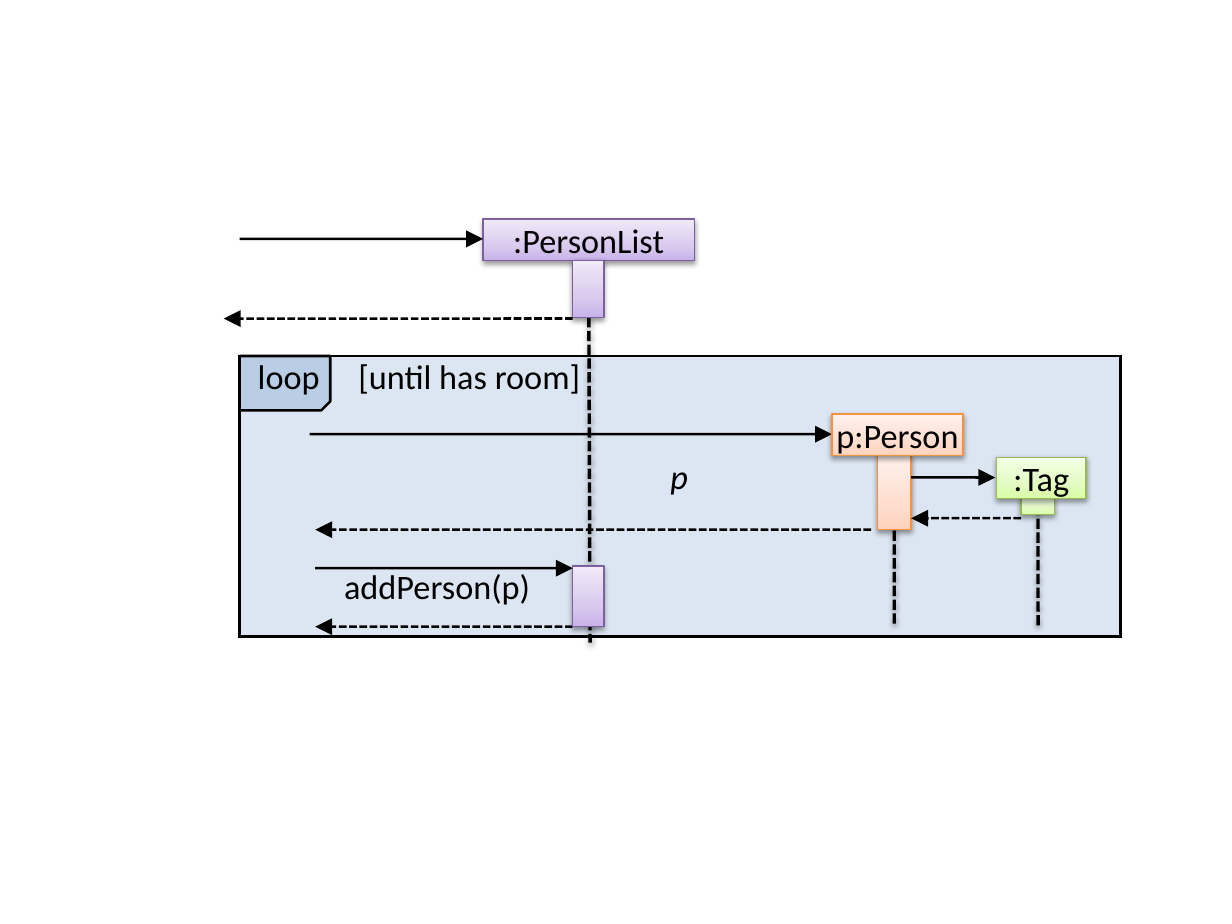
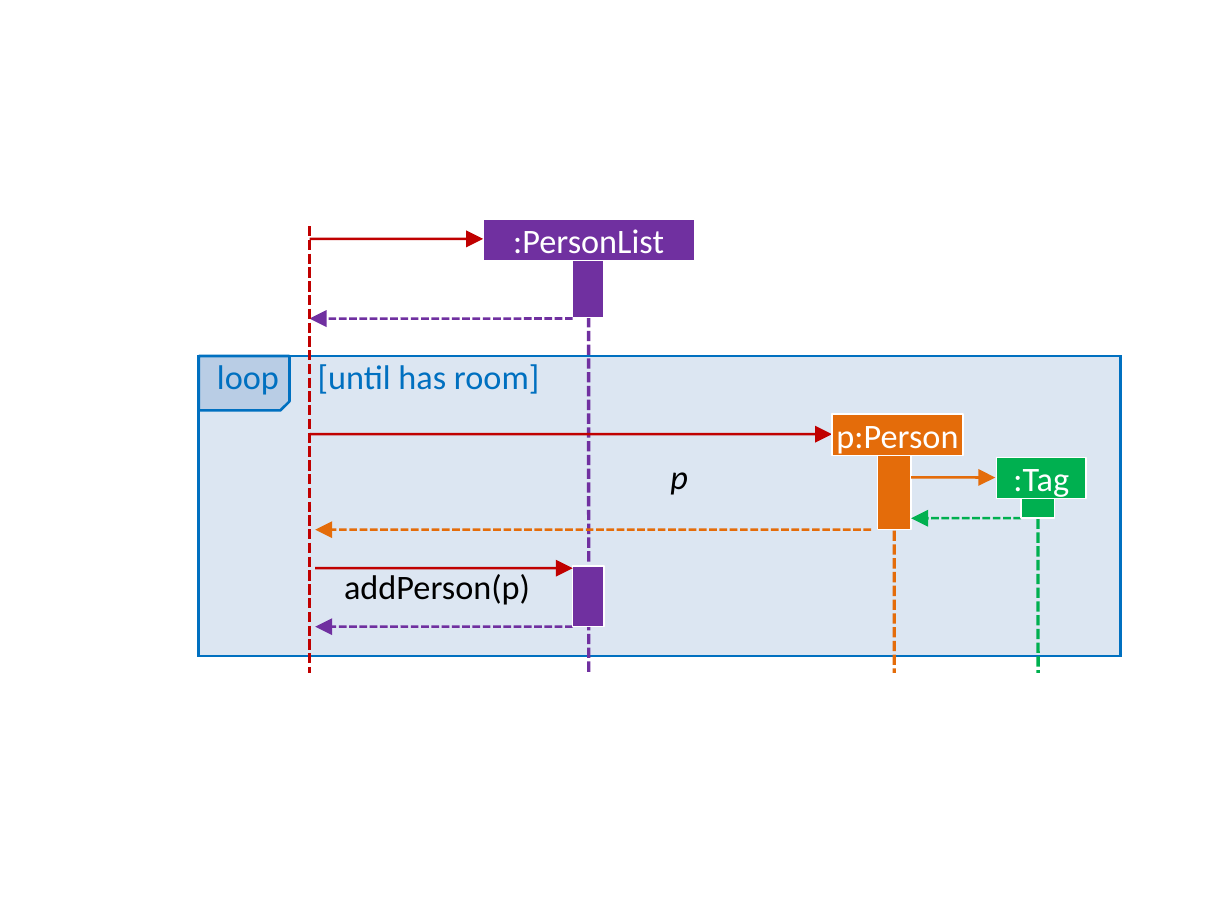
Before and after one commit to se-edu/se-book, a slide deck: slide 1 of diagrams/modelling/modellingBehaviours/sequenceDiagramsBasic/PersonEtc.pptx. Drawn at 1232x924 pixels with LibreOffice and Linux fonts; fonts in the diff are those of the drawing. Boxes give left, top, right and bottom in pixels: in the first picture for what was removed or moved away, otherwise in the second. Text is boxed around its words. In the diff, an @@ line names an element or a change of style, - is before the commit and + after.

Commit message:
diagrams/modeling/SD/basic: update answer to PersonEtc

```diff
--- a/diagrams/modelling/modellingBehaviours/sequenceDiagramsBasic/PersonEtc.pptx
+++ b/diagrams/modelling/modellingBehaviours/sequenceDiagramsBasic/PersonEtc.pptx
@@ arrow moved from (240, 239) - (483, 239) to (309, 239) - (483, 239) @@
@@ arrow (309, 239) - (483, 239): stroke #000000 1.5 pt to #C00000 1.5 pt @@
@@ line added from (309, 227) to (309, 673), #C00000 2 pt dashed @@
@@ rectangle ":PersonList" at (483, 219, 694, 261): text colour #000000 to #FFFFFF; fill gradient #C9B5E8 to #D8CBEE to #F0EAF9 to #7030A0; outline #7D60A0 0.75 pt to #FFFFFF 0.75 pt; shadow off @@
@@ rectangle at (573, 260, 604, 318): fill gradient #C9B5E8 to #D8CBEE to #F0EAF9 to #7030A0; outline #7D60A0 0.75 pt to #FFFFFF 0.75 pt; shadow off @@
@@ line moved from (589, 262) - (590, 643) to (589, 262) - (589, 673) @@
@@ line (589, 262) - (589, 673): stroke #000000 2 pt dashed to #7030A0 2 pt dashed @@
@@ arrow moved from (573, 319) - (224, 319) to (573, 319) - (309, 319) @@
@@ arrow (573, 319) - (309, 319): stroke #000000 1.5 pt dashed to #7030A0 1.5 pt dashed @@
@@ snip rect: place and size @@
-snip rect at (239, 356, 330, 410)
+snip rect at (198, 356, 290, 410)
@@ snip rect at (198, 356, 290, 410): outline #000000 1.5 pt to #0070C0 1.5 pt @@
@@ rectangle at (198, 356, 1120, 655): outline #000000 1.5 pt to #0070C0 1.5 pt @@
@@ rectangle: place and size @@
-rectangle at (239, 356, 1120, 637)
+rectangle at (198, 356, 1120, 655)
@@ text "loop [until has room]": place and size @@
-text "loop [until has room]" at (258, 364, 580, 395)
+text "loop [until has room]" at (217, 364, 539, 395)
@@ text "loop [until has room]" at (217, 364, 539, 395): text colour #000000 to #0070C0 @@
@@ rectangle "p:Person" at (832, 414, 962, 456): text colour #000000 to #FFFFFF; fill gradient #FFD2BD to #FFDED0 to #FFF2ED to #E46C0A; outline #F69240 0.75 pt to #FFFFFF 0.75 pt; shadow off @@
@@ arrow (309, 434) - (832, 434): stroke #000000 1.5 pt to #C00000 1.5 pt @@
@@ line moved from (894, 434) - (894, 627) to (894, 434) - (894, 673) @@
@@ line (894, 434) - (894, 673): stroke #000000 2 pt dashed to #E46C0A 2 pt dashed @@
@@ rectangle at (877, 455, 910, 530): fill gradient #FFD2BD to #FFDED0 to #FFF2ED to #E46C0A; outline #F69240 0.75 pt to #FFFFFF 0.75 pt; shadow off @@
@@ arrow (912, 477) - (995, 478): stroke #000000 1.5 pt to #E46C0A 1.5 pt @@
@@ rectangle ":Tag" at (997, 457, 1087, 499): text colour #000000 to #FFFFFF; fill gradient #DAFDA7 to #E4FCC2 to #F5FFE7 to #00B050; outline #98B955 0.75 pt to #FFFFFF 0.75 pt; shadow off @@
@@ line moved from (1039, 477) - (1039, 627) to (1039, 477) - (1039, 673) @@
@@ line (1039, 477) - (1039, 673): stroke #000000 2 pt dashed to #00B050 2 pt dashed @@
@@ rectangle at (1021, 498, 1055, 517): fill gradient #DAFDA7 to #E4FCC2 to #F5FFE7 to #00B050; outline #98B955 0.75 pt to #FFFFFF 0.75 pt; shadow off @@
@@ arrow (871, 530) - (315, 530): stroke #000000 1.5 pt dashed to #E46C0A 1.5 pt dashed @@
@@ arrow (1021, 519) - (912, 519): stroke #000000 1.5 pt dashed to #00B050 1.5 pt dashed @@
@@ arrow (315, 568) - (573, 568): stroke #000000 1.5 pt to #C00000 1.5 pt @@
@@ rectangle at (573, 567, 604, 627): fill gradient #C9B5E8 to #D8CBEE to #F0EAF9 to #7030A0; outline #7D60A0 0.75 pt to #FFFFFF 0.75 pt; shadow off @@
@@ arrow (573, 627) - (315, 627): stroke #000000 1.5 pt dashed to #7030A0 1.5 pt dashed @@
```
